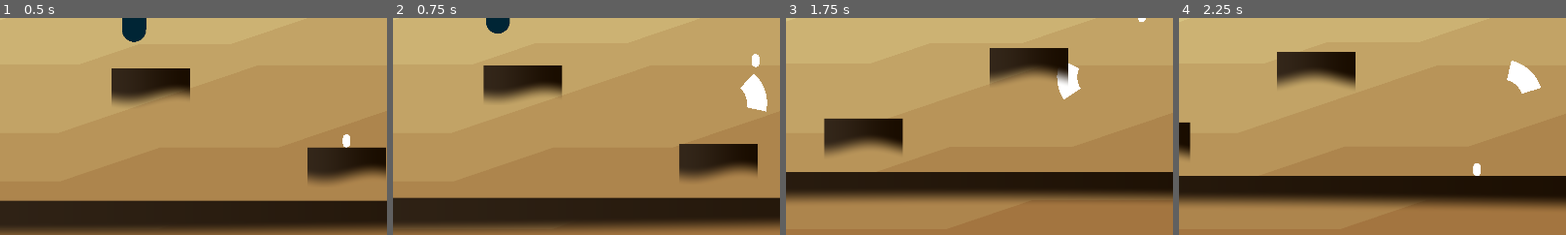
Above: before the commit, frames 1-4 (left to right).
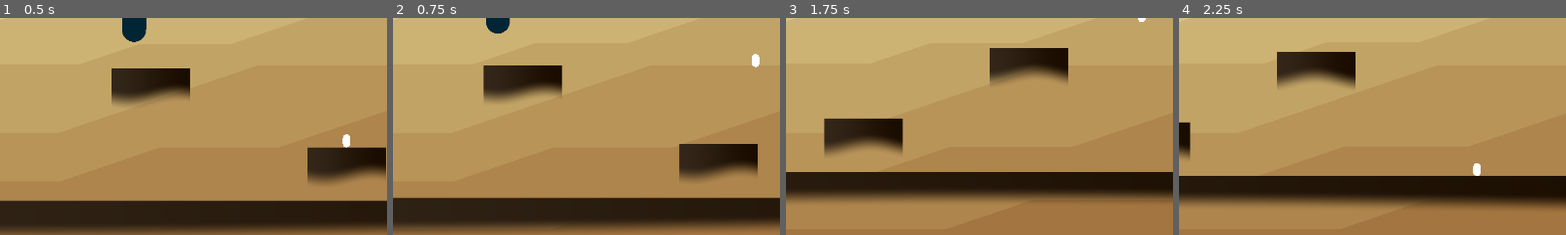
Above: after the commit, the same moments.

Repository: haikey-build/climb
Game: Godot game, scene res://level/desert/desert_level.tscn
Two runs of this game, one before a commit and one after it. Both use one fixed random seed, a clock stepped at 60 frames per second and the inputs below.
Inputs (mouse positions are % of the whole screen's width and height, from its top left):
- Up to frame 1 (0.5 s): no input
- Up to frame 2 (0.75 s): tap Enter (ui_accept) at 0.5 s; move the mouse to (72, 45) at 0.52 s; hold D (right) from 0.53 s (still down); hold W (jump) from 0.53 s (still down); click (72, 45) at 0.6 s
- Up to frame 3 (1.75 s): keep holding D (right); move the mouse to (30, 55) at 1.27 s; release W (jump) at 1.28 s; tap W (jump) at 1.35, 1.52 s; click (30, 55) at 1.55 s
- Up to frame 4 (2.25 s): tap W (jump) at 1.82 s; move the mouse to (60, 28) at 2.02 s; release D (right) at 2.03 s; hold A (left) from 2.03 s (still down); hold W (jump) from 2.03 s (still down); click (60, 28) at 2.1 s
The pictures show only the part of the screen within x 0-50%, y 41-91%; the shares and areas given below are measured in that part.

Frame 1 is identical in both runs. In frame 2, 0.8% of the frame differs, in the area x 89-97%, y 25-44%; in frame 3, 0.6%; in frame 4, 0.8%, in the area x 84-94%, y 19-35%.

Commit message:
cooldown and duration timers

Diff:
--- a/char/ability/attack_area.gd
+++ b/char/ability/attack_area.gd
@@ -1,17 +1,17 @@
 extends Node2D
-
-var _ABILITY_DURATION = 1000
 
 var _inner_radius: float = 50.0
 var _outer_radius: float = 100.0
 var _arc_width: float = PI / 3
 var _num_steps: int = 10
+var _available_to_enact = true
 
 var _global_pos
 
 @onready var _polygon2d = $Polygon2D
 @onready var _collision_polygon2d = $Area2D/CollisionPolygon2D
 @onready var _cooldown_timer = $CooldownTimer
+@onready var _duration_timer = $DurationTimer
 @onready var _area2D = $Area2D
 
 
@@ -22,15 +22,16 @@
 	_turn_off()
 
 func enact_ability():
-	_turn_on()
+	if _available_to_enact:
+		_turn_on()
 
-	var mouse_position = get_global_mouse_position()
-	var look_angle = (mouse_position - global_position).angle()
+		var mouse_position = get_global_mouse_position()
+		var look_angle = (mouse_position - global_position).angle()
 
-	_collision_polygon2d.rotation = look_angle
-	_polygon2d.rotation = look_angle
+		_collision_polygon2d.rotation = look_angle
+		_polygon2d.rotation = look_angle
 
-	_global_pos = global_position
+		_global_pos = global_position
 
 func _physics_process(delta):
 	global_position = _global_pos
@@ -39,11 +40,13 @@
 	global_position = _global_pos
 
 func _turn_on():
+	_available_to_enact = false
 	set_physics_process(true)
 	_area2D.set_monitoring(true)
 	_area2D.set_monitorable(true)
 	_polygon2d.set_visible(true)
 
+	_duration_timer.start()
 	_cooldown_timer.start()
 
 
@@ -83,4 +86,7 @@
 	print(body)
 
 func _on_cooldown_timer_timeout():
+	_available_to_enact = true
+
+func _on_duration_timer_timeout():
 	_turn_off()
--- a/char/ability/attack_area.tscn
+++ b/char/ability/attack_area.tscn
@@ -12,10 +12,15 @@
 [node name="CollisionPolygon2D" type="CollisionPolygon2D" parent="Area2D"]
 
 [node name="CooldownTimer" type="Timer" parent="."]
-wait_time = 0.2
+wait_time = 0.3
+one_shot = true
+
+[node name="DurationTimer" type="Timer" parent="."]
+wait_time = 0.1
 one_shot = true
 
 [connection signal="area_entered" from="Area2D" to="." method="_on_area_2d_area_entered"]
 [connection signal="body_entered" from="Area2D" to="." method="_on_area_2d_body_entered"]
 [connection signal="body_shape_entered" from="Area2D" to="." method="_on_area_2d_body_shape_entered"]
 [connection signal="timeout" from="CooldownTimer" to="." method="_on_cooldown_timer_timeout"]
+[connection signal="timeout" from="DurationTimer" to="." method="_on_duration_timer_timeout"]
--- a/char/player/desert_char.gd
+++ b/char/player/desert_char.gd
@@ -34,11 +34,7 @@
 	if Input.is_action_pressed("right"):
 		velocity.x += delta * FPS * WALK_SPEED
 	if Input.is_action_just_pressed("jump"):
-		if is_on_floor():
-			velocity.y = JUMP_VELOCITY
-		elif _air_jump > 0:
-			velocity.y = JUMP_VELOCITY
-			_air_jump = 0
+		_handle_jump()
 	if Input.is_action_just_pressed("set_platform"):
 		_attempt_set_platform()
 	if Input.is_action_just_pressed("recall_platform"):
@@ -90,6 +86,13 @@
 		set_platform_attempted.emit(position, _current_selected_platform_type)
 		_platform_cooldown_timer.start()
 
+func _handle_jump():
+	if is_on_floor():
+		velocity.y = JUMP_VELOCITY
+	elif _air_jump > 0:
+		velocity.y = JUMP_VELOCITY
+		_air_jump = 0
+
 func _on_platform_cooldown_timer_timeout():
 	_can_place_platform = true
 	$BlackMesh.scale.y = 0
